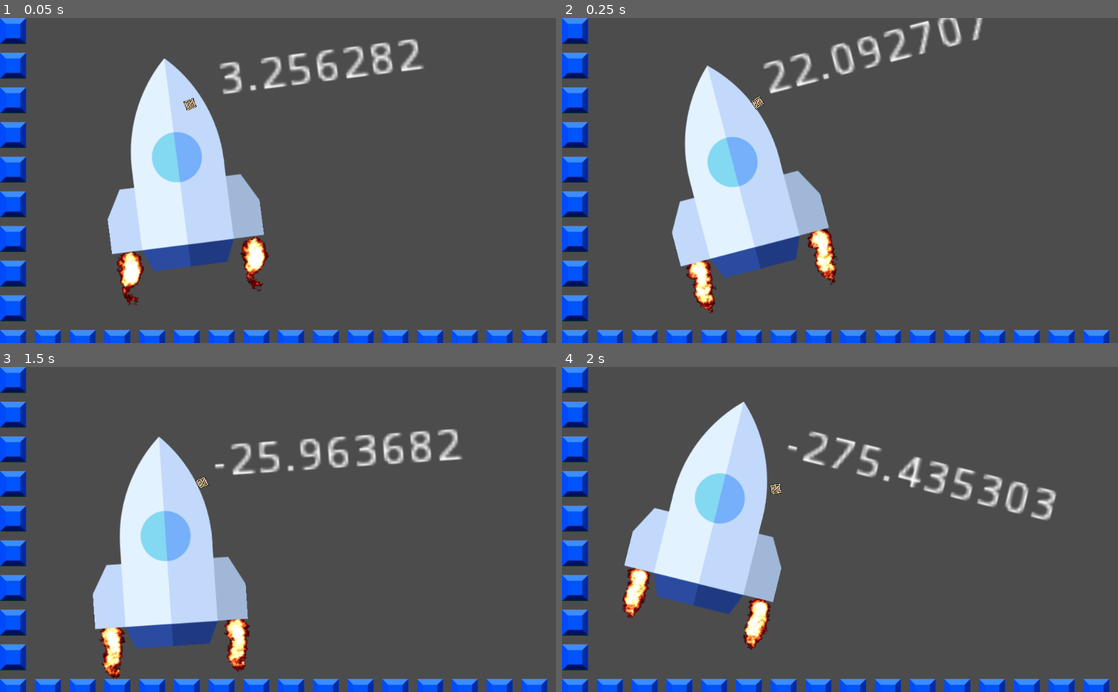
Above: before the commit, frames 1-4 (two rows, left to right).
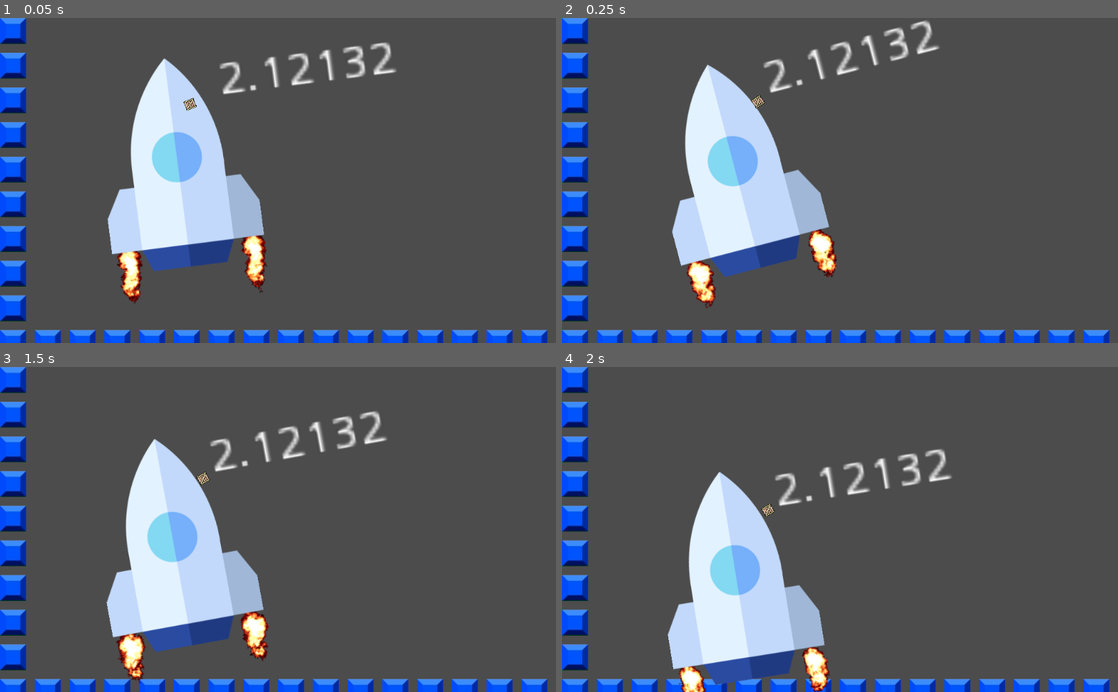
Above: after the commit, the same moments.

Repository: paul-asvb/raekaetae
Game: Godot game, scene res://src/levels/TestLevel.tscn
Two runs of this game, one before a commit and one after it. Both use one fixed random seed, a clock stepped at 60 frames per second and the inputs below.
Inputs:
- Up to frame 1 (0.05 s): no input
- Up to frame 2 (0.25 s): no input
- Up to frame 3 (1.5 s): hold Right (move_right) 0.53-1.28 s; hold A (move_left) from 1.28 s (still down)
- Up to frame 4 (2 s): keep holding A (move_left)

The runs differ from the first frame. In frame 1, 2.5% of the frame differs, in the area x 19-77%, y 6-89%; in frame 2, 3.0%; in frame 3, 9.2%; in frame 4, 20%, in the area x 10-89%, y 10-100%.

Commit message:
update booser logic

Diff:
--- a/src/actors/Player.gd
+++ b/src/actors/Player.gd
@@ -1,17 +1,21 @@
 extends Actor
 
-var force := Vector2(0,-10)
+var velocityMax := Vector2(100,100)
+var force := 3
 
 func _physics_process(delta: float) -> void:
 
 	var left :=  Input.get_action_strength("move_left")
 	var right :=  Input.get_action_strength("move_right")
+	var boosterForce = Vector2(-0,100)
 	if right ==	 1 :
-		add_force(Vector2(-10,10),force)
+		var offsetRight := Vector2(-0,100)
+		add_force(offsetRight,boosterForce)
 	if left ==	 1 :
-		add_force(Vector2(10,10),force)
+		var offsetleft := Vector2(-0,100)
+		add_force(offsetleft,boosterForce)
 
-	#linear_velocity = max(Vector2(10,10))
+	linear_velocity = velocityMax.clamped(3)
 
 	#add_force(Vector2(0,0),Vector2(0,2))
 
--- a/src/actors/Player.tscn
+++ b/src/actors/Player.tscn
@@ -322,7 +322,7 @@
 rotation = 3.14159
 scale = Vector2( 2, 2 )
 frames = SubResource( 61 )
-frame = 5
+frame = 28
 playing = true
 
 [node name="AnimatedSprite2" type="AnimatedSprite" parent="."]
@@ -330,7 +330,7 @@
 rotation = 3.14159
 scale = Vector2( 2, 2 )
 frames = SubResource( 61 )
-frame = 4
+frame = 27
 playing = true
 
 [node name="rakete" type="Sprite" parent="."]
